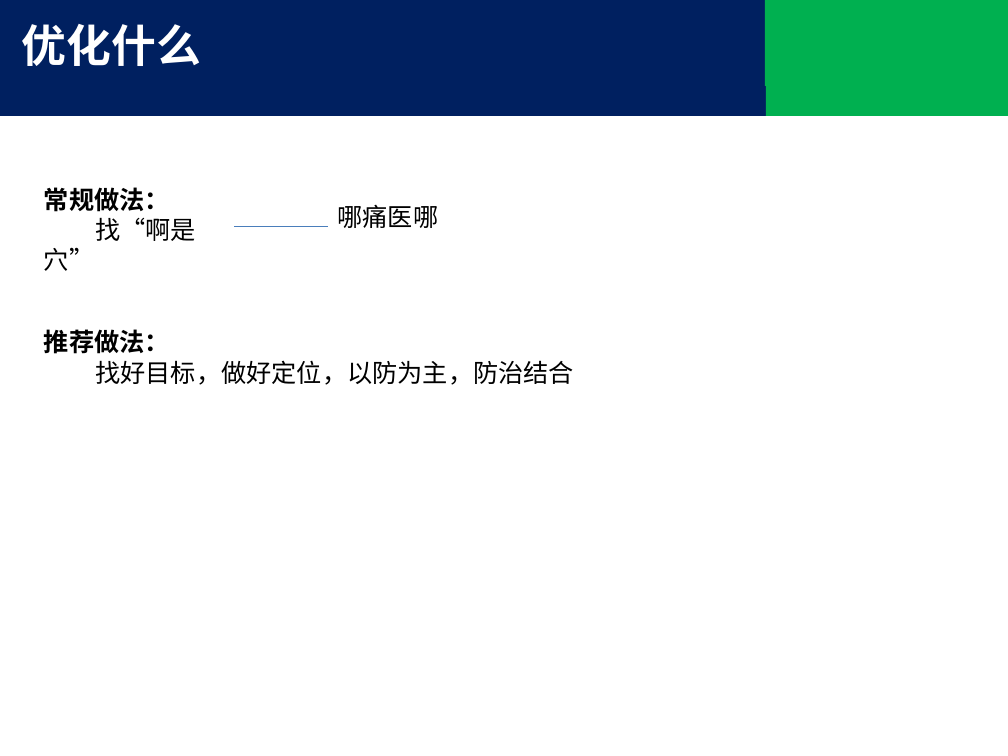
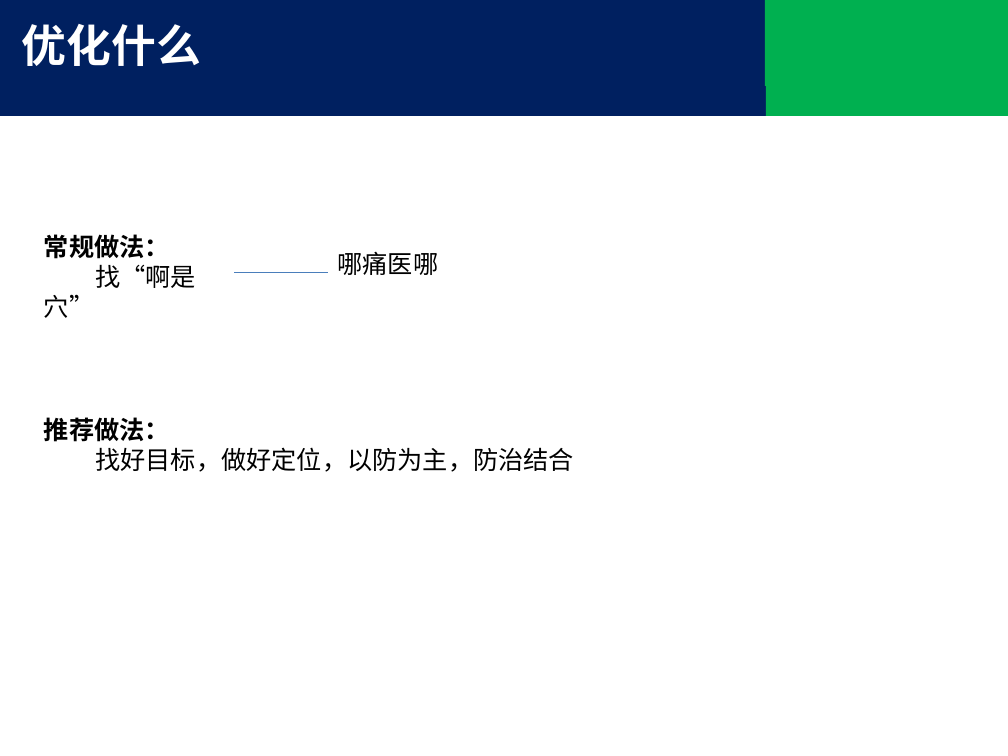
Before and after one commit to tjx222/javatrain, a slide deck: slide 4 of 前端优化.pptx. Drawn at 1008x756 pixels with LibreOffice and Linux fonts; fonts in the diff are those of the drawing; background and template pictures are left out. Boxes give left, top, right and bottom in pixels: in the first picture for what was removed or moved away, otherwise in the second. Text is boxed around its words. In the diff, an @@ line names an element or a change of style, - is before the commit and + after.

```diff
--- a/前端优化.pptx
+++ b/前端优化.pptx
@@ 2 texts, 1 line: place and size @@
-2 texts, 1 line at [44,187,439,271]
+2 texts, 1 line at [44,234,439,318]
@@ text "推荐做法：": place and size @@
-text "推荐做法：" at [44,329,574,385]
+text "推荐做法：" at [44,417,574,472]
```
